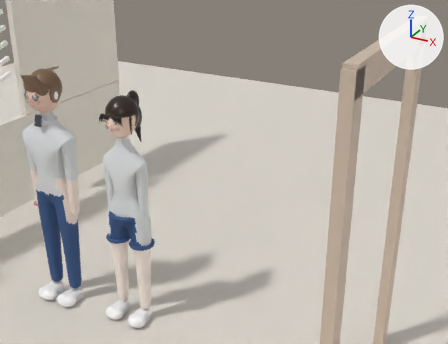
The glTF model assets/lm402/characters/onelook_scene.glb: old version first, new version second.
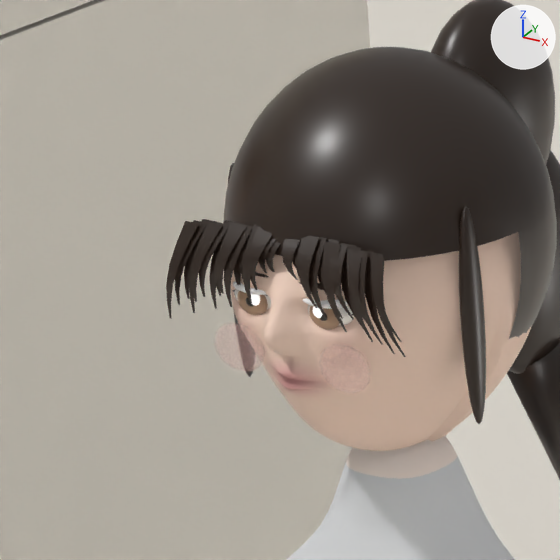
Old and new are each drawn from a 50 mm lens placed at (2.593, -2.835, 2.685), pointed at (0.91, 0.226, 1.154) and again close up on the part from 18% to 31% of the width and 26% to 43% of the height. Lighting does not change. The marker at upper right points along +X, +Y and +Z. The older version's two pictures come first. Where no turn or scale is listed for an object, it has been applied to the vertices.

Objects in the first close-up: 'XB_body.001', 'bang_xm', 'env_ground', 'env_wall_bot', 'face.003', 'haircap.003', 'lockR.001', 'pony1.001', 'pony2.001', 'ponytip.001', 'xb_blushL', 'xb_blushR' and 10 more.
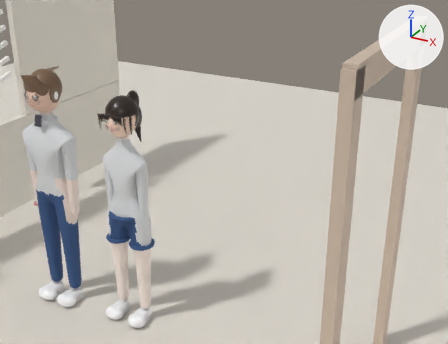
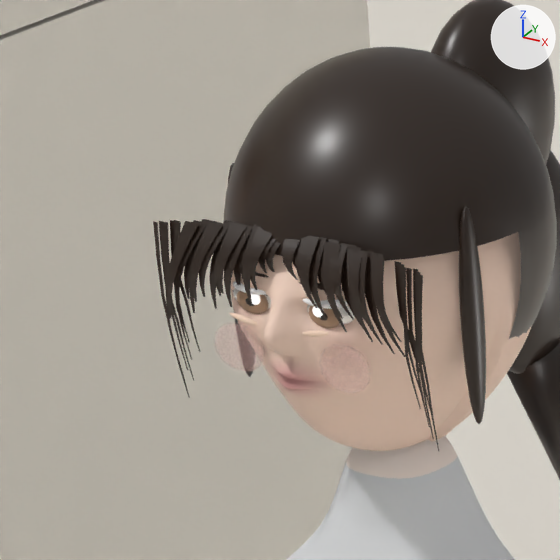
Boxes (x1, y1, x2, y2) around the edits, measured in the close-ups (560 x 560 px):
'wisp_xm', added
    after: (153, 220, 439, 451)
'aegyo_L', added
    after: (230, 313, 257, 325)

The edits, one by one:
Material 'xm_skin_solid' (mat_xm_skin_solid) is new.
Its base color is (0.89, 0.656, 0.507) (beige #f2d4bd).
Mesh me_wisp_xm_mesh is new.
It has 168 vertices, 140 faces and spans x 0.184..0.398, y -0.054..-0.038, z 1.374..1.498.
It uses material mat_sc_hair_007 (black #2a1d15).
Mesh me_sphere_001 is new.
It has 114 vertices, 224 faces and spans x -0.0108..0.0108, y -0.002..0.002, z -0.0028..0.0028.
It uses material mat_xm_skin_solid (beige #f2d4bd).
Object 'wisp_xm' (ob_wisp_xm) is new; it shows me_wisp_xm_mesh.
Its location is (0.0, 0.0, 0.0).
Object 'aegyo_L' (ob_aegyo_l) is new; it shows me_sphere_001.
Its location is (0.2615, -0.062, 1.4455).
